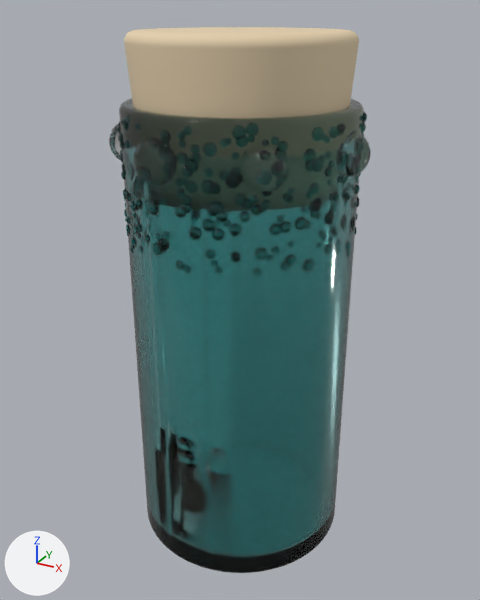
One commit to the glTF model out/jar_teal_silver.glb: the scene before it, then after it.
Camera for both pictures: a camera (50 mm lens) standing at (0.0592, -0.11, 0.0555) and looking at (-0.0012, -0.0002, 0.0006). Lighting does not change. The marker at lower left points along +X, +Y and +Z. The older version comes first.

Names of what the first picture shows: 'body', 'cork', 'frit', 'marbles'.
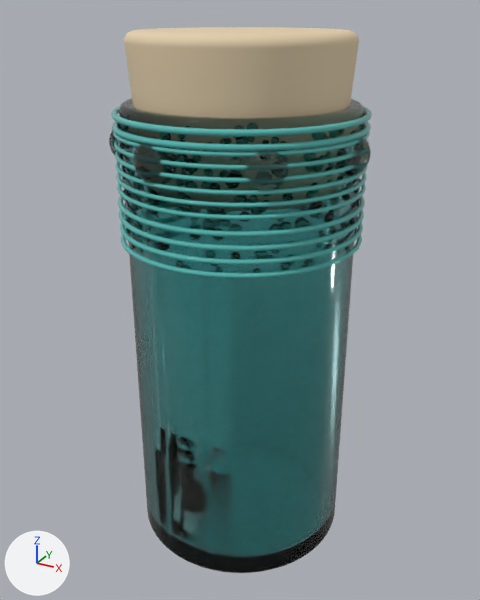
The newer file is also turned or shifted as a whole; pictures and numbers use the older file's frame.

Edits to the bpy script that builds the scene:
```text
Add mat_lines:
    mat_lines = principled_material('lines')
    mat_lines.base_color = (0.102, 0.502, 0.471)  # cyan #5abcb7
    mat_lines.roughness = 0.06
Add me_lines:
    me_lines.from_pydata(...)  # 11520 vertices, 23040 faces; spans x -0.0235..0.0235, y -0.0235..0.0235, z 0.0666..0.0907
    me_lines.materials.append(mat_lines)  # cyan #5abcb7
Add ob_lines:
    ob_lines = bpy.data.objects.new('lines', me_lines)
    ob_lines.location = (-0.001, 0.0, -0.052)
```

Boxes [x1, y1, x2, y2] around the edits, measured in the pictures (480 x 600 px):
'lines', added (cyan): after [111, 106, 372, 279]
